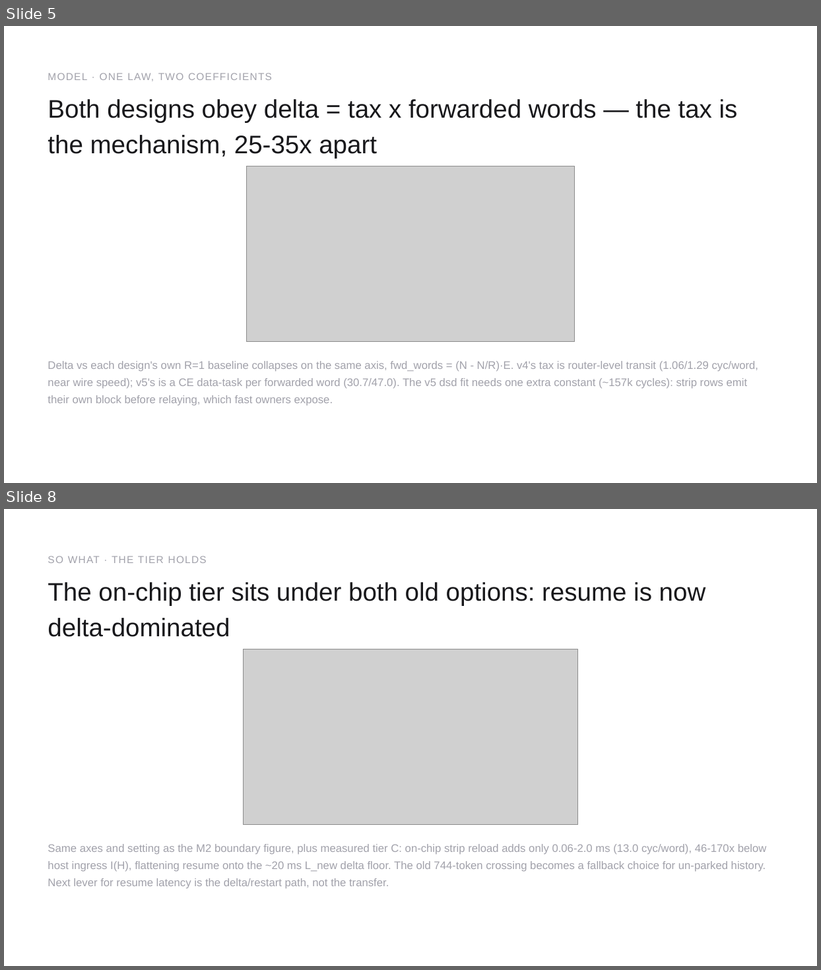
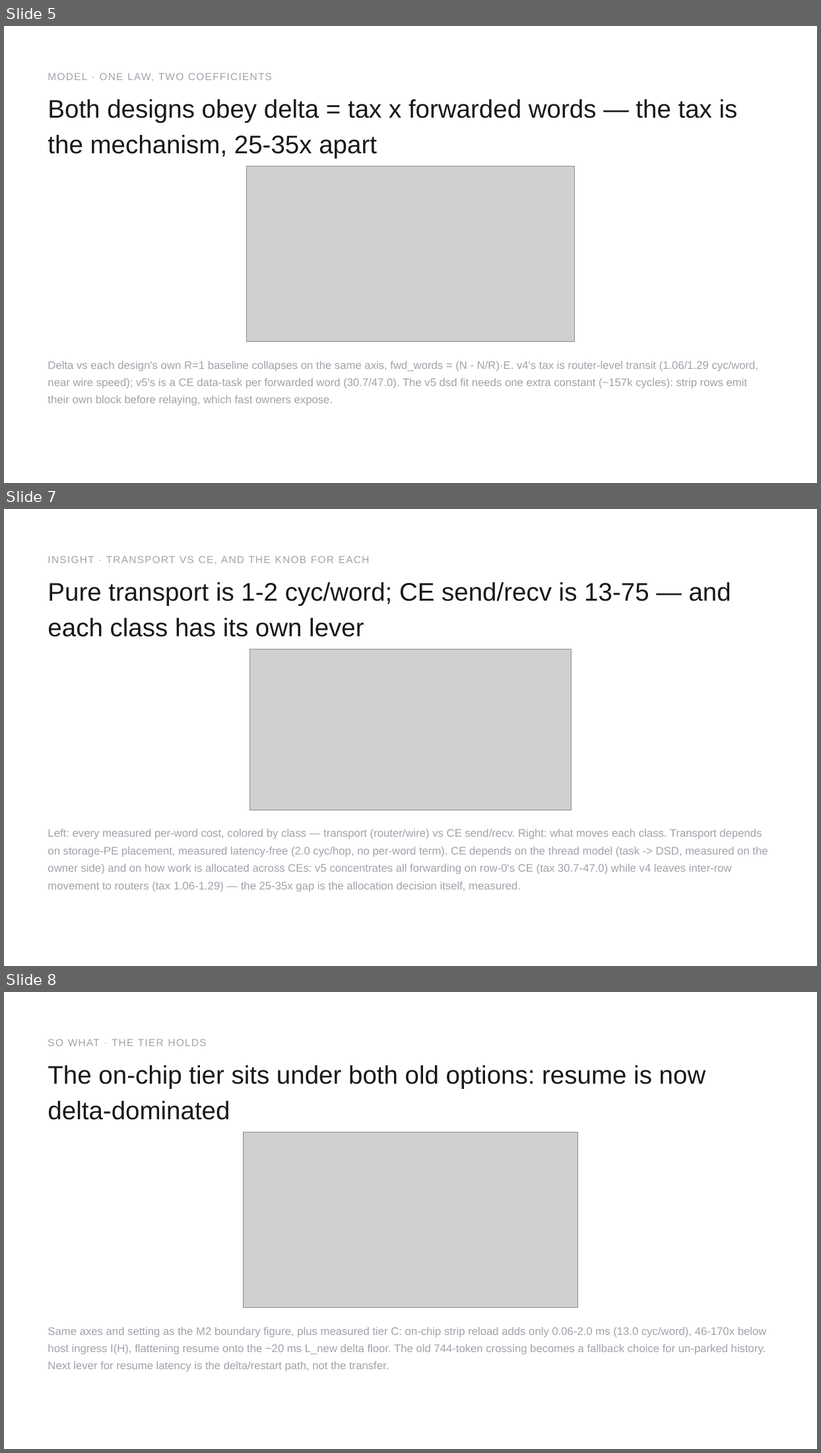
Before and after one commit to happyandslow/agent-memory, a slide deck: projects/WaferEngine-staging/meetings/2026-08-24.pptx. Shown one above the other, each under a label of ours: slides 5 and 8 before the commit, slides 5, 7 and 8 after it; the slides between them are not shown. The pictures are 821x970 and 821x1453 pixels, drawn with LibreOffice and Linux fonts; fonts in the diff are those of the drawing; grey boxes stand for pictures. Boxes give left, top, right and bottom in pixels: in the first picture for what was removed or moved away, otherwise in the second. Text is boxed around its words. In the diff, an @@ line names an element or a change of style, - is before the commit and + after.

Commit message:
WaferEngine-staging: weekly deck slides 6-7 rework (model panel; transport-vs-CE decomposition)

```diff
--- a/projects/WaferEngine-staging/meetings/2026-08-24.pptx
+++ b/projects/WaferEngine-staging/meetings/2026-08-24.pptx
@@ slide 7 added at (x1=4, y1=509, x2=817, y2=966), background #FFFFFF @@
@@ text added at (x1=48, y1=556, x2=370, y2=564), 18 pt, text #A1A1AA @@
+INSIGHT · TRANSPORT VS CE, AND THE KNOB FOR EACH
@@ text added at (x1=48, y1=582, x2=731, y2=637), 45 pt, text #18181B @@
+Pure transport is 1-2 cyc/word; CE send/recv is 13-75 — and each class has its own lever
@@ picture added at (x1=250, y1=650, x2=571, y2=810) @@
@@ text added at (x1=48, y1=829, x2=768, y2=892), 19.5 pt, text #A1A1AA @@
+Left: every measured per-word cost, colored by class — transport (router/wire) vs CE send/recv. Right: what moves each class. Transport depends on storage-PE placement, measured latency-free (2.0 cyc/hop, no per-word term). CE depends on the thread model (task -> DSD, measured on the owner side) and on how work is allocated across CEs: v5 concentrates all forwarding on row-0's CE (tax 30.7-47.0) while v4 leaves inter-row movement to routers (tax 1.06-1.29) — the 25-35x gap is the allocation decision itself, measured.
```
Also in this commit, not shown: 1 other slide added, 2 slides removed, 9 other files.
